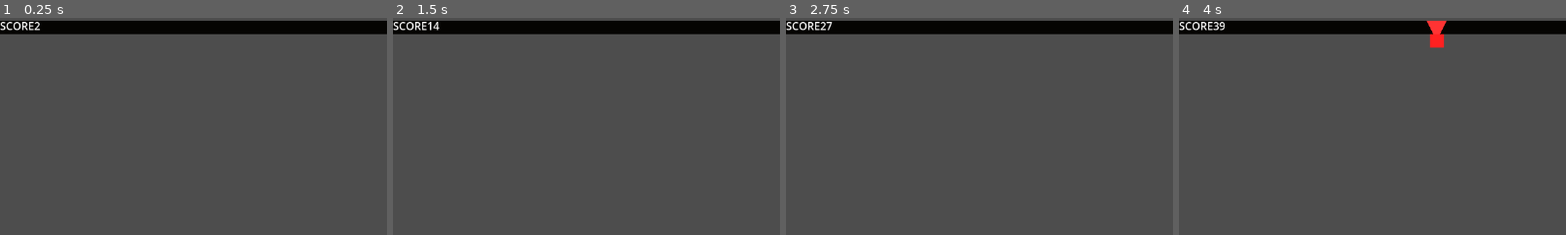
Above: before the commit, frames 1-4 (left to right).
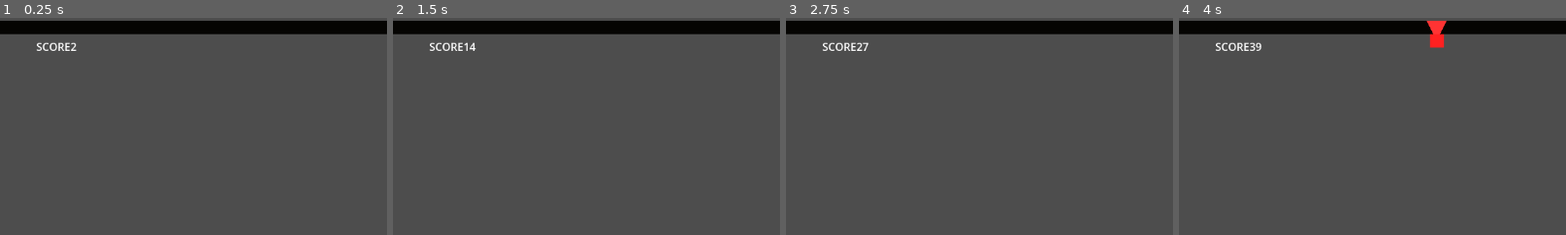
Above: after the commit, the same moments.

Repository: ansh33430w/I-flip-Gravity
Game: Godot game, scene res://scenes/main.tscn
Two runs of this game, one before a commit and one after it. Both use one fixed random seed, a clock stepped at 60 frames per second and the inputs below. This scene is started directly instead of the project's main scene.
Inputs (mouse positions are % of the whole screen's width and height, from its top left):
- Up to frame 1 (0.25 s): no input
- Up to frame 2 (1.5 s): tap Enter (ui_accept) at 0.5, 0.77 s; move the mouse to (72, 45) at 0.52 s; hold Right 0.53-1.28 s; tap Alt at 0.6 s; click (72, 45) at 0.67 s; move the mouse to (30, 55) at 1.27 s; hold Down from 1.28 s (still down); tap Shift at 1.35 s
- Up to frame 3 (2.75 s): tap Enter (ui_accept) at 1.52 s; move the mouse to (60, 28) at 2.02 s; release Down at 2.03 s; hold Right from 2.03 s (still down); tap Alt at 2.1 s
- Up to frame 4 (4 s): move the mouse to (45, 70) at 2.77 s; release Right at 2.78 s; hold Up 2.78-3.53 s; tap Shift at 2.85 s; click (45, 70) at 2.92 s; tap Enter (ui_accept) at 3.02, 3.77 s; move the mouse to (80, 65) at 3.52 s; hold Left from 3.53 s (still down); tap Alt at 3.6 s
The pictures show only the part of the screen within x 0-50%, y 0-50%; the shares and areas given below are measured in that part.

The runs differ from the first frame. In frame 1, 0.5% of the frame differs, in the area x 0-20%, y 1-16%; in frame 2, 0.5%; in frame 3, 0.6%; in frame 4, 0.6%, in the area x 0-22%, y 1-16%.

Commit message:
ADDED DEAD SCENE

Diff:
--- a/scenes/main.tscn
+++ b/scenes/main.tscn
@@ -56,5 +56,23 @@
 [node name="CanvasLayer" type="CanvasLayer" parent="." unique_id=870605324]
 
 [node name="Label" type="Label" parent="CanvasLayer" unique_id=625157405]
-offset_right = 40.0
-offset_bottom = 23.0
+offset_left = 54.0
+offset_top = 31.0
+offset_right = 122.0
+offset_bottom = 54.0
+
+[node name="ColorRect" type="ColorRect" parent="CanvasLayer" unique_id=57665108]
+visible = false
+anchors_preset = 15
+anchor_right = 1.0
+anchor_bottom = 1.0
+offset_right = 31.0
+grow_horizontal = 2
+grow_vertical = 2
+color = Color(0.12, 0.11557999, 0.1044, 1)
+
+[node name="Label2" type="Label" parent="CanvasLayer" unique_id=160282634]
+offset_left = 351.0
+offset_top = 196.0
+offset_right = 901.0
+offset_bottom = 427.0
--- a/scripts/main.gd
+++ b/scripts/main.gd
@@ -16,6 +16,9 @@
 	add_to_group("game"
 
 	)
+
+	$CanvasLayer/Label.visible = true
+	$CanvasLayer/Label2.visible =false
 
 func _process(delta: float) -> void:
 	if gameend == true:
@@ -61,4 +64,10 @@
 
 func gameover():
 	get_tree().paused = true
+
+	$CanvasLayer/ColorRect.visible = true
+	$CanvasLayer/Label.visible =false
+	$CanvasLayer/Label2.visible = true
+
+	$CanvasLayer/Label2.text = "GAMEOVER \n PRESS ENTER TO GO TO MENU  "
 	gameend = true
